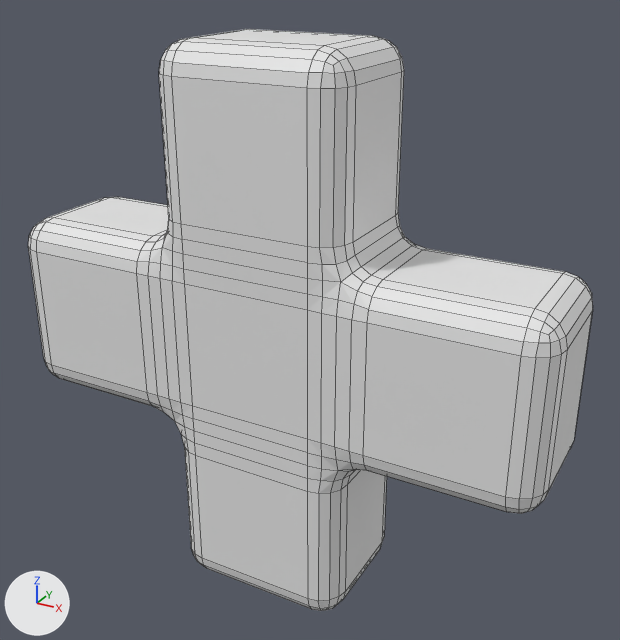
Two versions of the Blender file Assets/3DArt/Models/UI/plus.blend, one commit apart.
Before and after are seen from a camera (50 mm lens) standing at (1.412, -2.391, 1.264) and looking at (0.066, 0.057, 0.041). Lighting does not change. The marker at lower left points along +X, +Y and +Z. Mesh edges are drawn as thin lines.
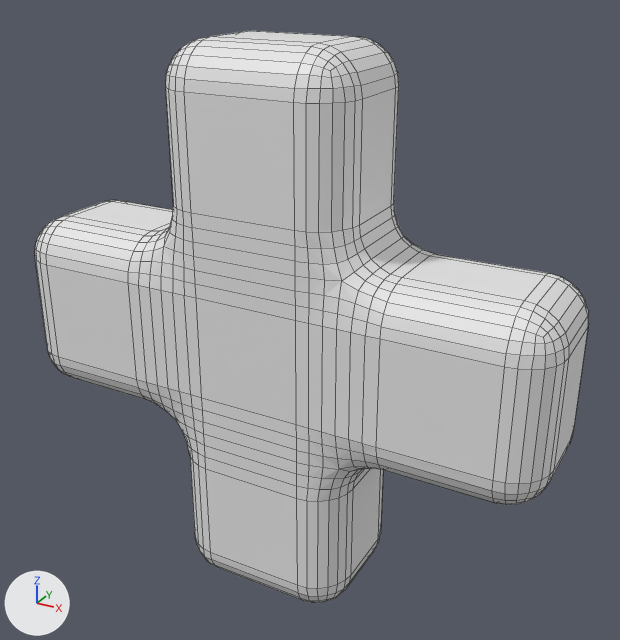
Where the change shows, as pixel boxes (x1, y1, x2, y2) in the pictures (620 x 640 px):
'Plane', modifiers changed
    before: (28, 29, 593, 611)
    after: (35, 31, 589, 603)

The change, as a list of edits to the scene's bpy script:
```text
Change ob_plane:
    where _m = ob_plane.modifiers.new('Bevel', 'BEVEL')
    _m.width: 0.102 -> 0.145
    _m.width_pct: 0.102 -> 0.145
    _m.segments: 4 -> 6
```
